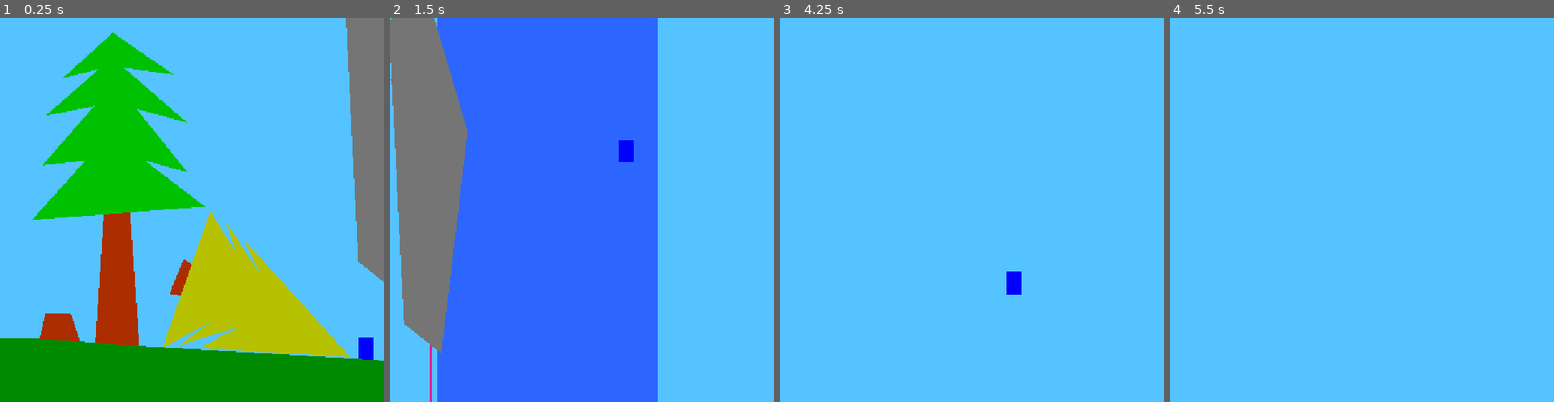
Above: before the commit, frames 1-4 (left to right).
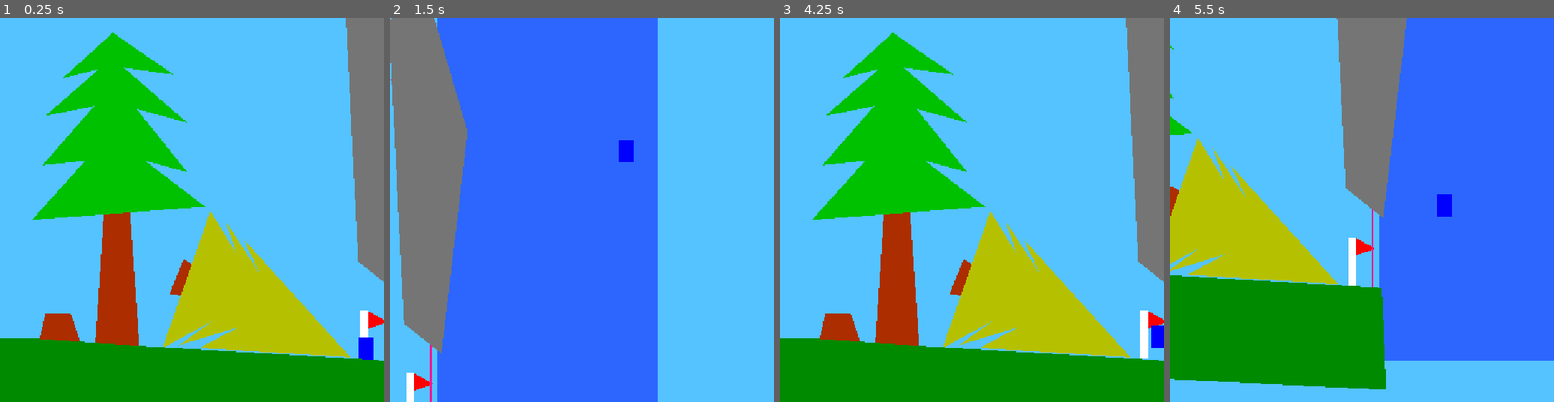
Above: after the commit, the same moments.

Repository: xorblo-doitus/OOB
Game: Godot game, scene res://src/gameplay/world/world.tscn
Same seed, same stepped clock (60 frames per second), same inputs: the game is played once before the commit and once after it.
Inputs:
- Up to frame 1 (0.25 s): no input
- Up to frame 2 (1.5 s): tap Enter at 0.5 s; hold D (right) from 0.53 s (still down); tap Space (jump) at 0.77 s
- Up to frame 3 (4.25 s): tap Space (jump) at 1.52, 3.02, 3.77 s; release D (right) at 2.03 s; hold Left (left) 2.03-2.78 s; hold D (right) from 2.78 s (still down); tap R (respawn, bound only after the commit) at 4.15 s
- Up to frame 4 (5.5 s): release D (right) at 4.28 s; hold Left (left) 4.28-5.03 s; tap Space (jump) at 4.52 s; hold D (right) from 5.03 s (still down)

The runs differ from the first frame. In frame 1, 0.3% of the frame differs, in the area x 93-100%, y 76-84%; in frame 2, 0.3%; in frame 3, 43%; in frame 4, 69%, in the area x 0-100%, y 0-97%.

Commit message:
Added Checkpoint

Diff:
--- a/project.godot
+++ b/project.godot
@@ -60,6 +60,11 @@
 , Object(InputEventKey,"resource_local_to_scene":false,"resource_name":"","device":-1,"window_id":0,"alt_pressed":false,"shift_pressed":false,"ctrl_pressed":false,"meta_pressed":false,"pressed":false,"keycode":4194322,"physical_keycode":0,"key_label":0,"unicode":0,"echo":false,"script":null)
 ]
 }
+respawn={
+"deadzone": 0.5,
+"events": [Object(InputEventKey,"resource_local_to_scene":false,"resource_name":"","device":-1,"window_id":0,"alt_pressed":false,"shift_pressed":false,"ctrl_pressed":false,"meta_pressed":false,"pressed":false,"keycode":82,"physical_keycode":0,"key_label":0,"unicode":114,"echo":false,"script":null)
+]
+}
 
 [rendering]
 
--- a/src/gameplay/entities/player.gd
+++ b/src/gameplay/entities/player.gd
@@ -10,7 +10,13 @@
 
 var _not_on_floor_since_s: float = 0.0
 
+var respawn_position: Vector2 = Vector2(400, 400)
+
 func _physics_process(delta: float) -> void:
+	if Input.is_action_just_pressed("respawn"):
+		respawn()
+		return
+
 	get_tree().set_group(&"one_way", "disabled", Input.is_action_pressed(&"down"))
 
 	for force in forces.values():
@@ -36,3 +42,8 @@
 		velocity.x = move_toward(velocity.x, 0, speed)
 
 	move_and_slide()
+
+
+func respawn() -> void:
+	velocity = Vector2.ZERO
+	global_position = respawn_position
--- /dev/null
+++ b/src/gameplay/world/interactive/respawn_point.gd
@@ -0,0 +1,21 @@
+extends Area2D
+
+
+@onready var polygon_2d: Polygon2D = $Polygon2D
+
+
+
+func _ready() -> void:
+	disable()
+
+
+func _on_body_entered(body: Node2D) -> void:
+	if &"respawn_position" in body:
+		body.respawn_position = global_position
+		get_tree().call_group(&"respawn_point", &"disable")
+		polygon_2d.color = Color.RED
+
+
+
+func disable() -> void:
+	polygon_2d.color = Color.GRAY
--- /dev/null
+++ b/src/gameplay/world/interactive/respawn_point.tscn
@@ -0,0 +1,23 @@
+[gd_scene load_steps=3 format=3 uid="uid://c8qov0y3ns4fh"]
+
+[ext_resource type="Script" path="res://src/gameplay/world/interactive/respawn_point.gd" id="1_wan65"]
+
+[sub_resource type="RectangleShape2D" id="RectangleShape2D_osptb"]
+size = Vector2(37, 64)
+
+[node name="RespawnPoint" type="Area2D" groups=["respawn_point"]]
+z_index = -256
+script = ExtResource("1_wan65")
+
+[node name="CollisionShape2D" type="CollisionShape2D" parent="."]
+position = Vector2(13.5, 0)
+shape = SubResource("RectangleShape2D_osptb")
+
+[node name="Line2D" type="Line2D" parent="."]
+points = PackedVector2Array(0, 32, 0, -32)
+
+[node name="Polygon2D" type="Polygon2D" parent="."]
+color = Color(1, 0, 0, 1)
+polygon = PackedVector2Array(5, -32, 32, -17, 5, -8)
+
+[connection signal="body_entered" from="." to="." method="_on_body_entered"]
--- a/src/gameplay/world/world.tscn
+++ b/src/gameplay/world/world.tscn
@@ -7,6 +7,7 @@
 [ext_resource type="PackedScene" uid="uid://djen1emxwvi8r" path="res://src/gameplay/world/terrain/one_way_plateform.tscn" id="6_2wxex"]
 [ext_resource type="PackedScene" uid="uid://d313j65dc033f" path="res://src/gameplay/world/terrain/polygon_terrain.tscn" id="6_t1arw"]
 [ext_resource type="PackedScene" uid="uid://drtgovpc4eh4f" path="res://src/gameplay/world/terrain/water.tscn" id="7_bqvld"]
+[ext_resource type="PackedScene" uid="uid://c8qov0y3ns4fh" path="res://src/gameplay/world/interactive/respawn_point.tscn" id="8_str6s"]
 
 [sub_resource type="SegmentShape2D" id="SegmentShape2D_crqjm"]
 a = Vector2(20, -29)
@@ -149,3 +150,9 @@
 shape = SubResource("RectangleShape2D_oqi2p")
 
 [node name="Water" parent="Water2/CollisionShape2D" instance=ExtResource("7_bqvld")]
+
+[node name="RespawnPoint" parent="." instance=ExtResource("8_str6s")]
+position = Vector2(475, 403)
+
+[node name="RespawnPoint2" parent="." instance=ExtResource("8_str6s")]
+position = Vector2(997, 422)
Not shown: 1 places in src/gameplay/world/world.tscn that only renumber resources
